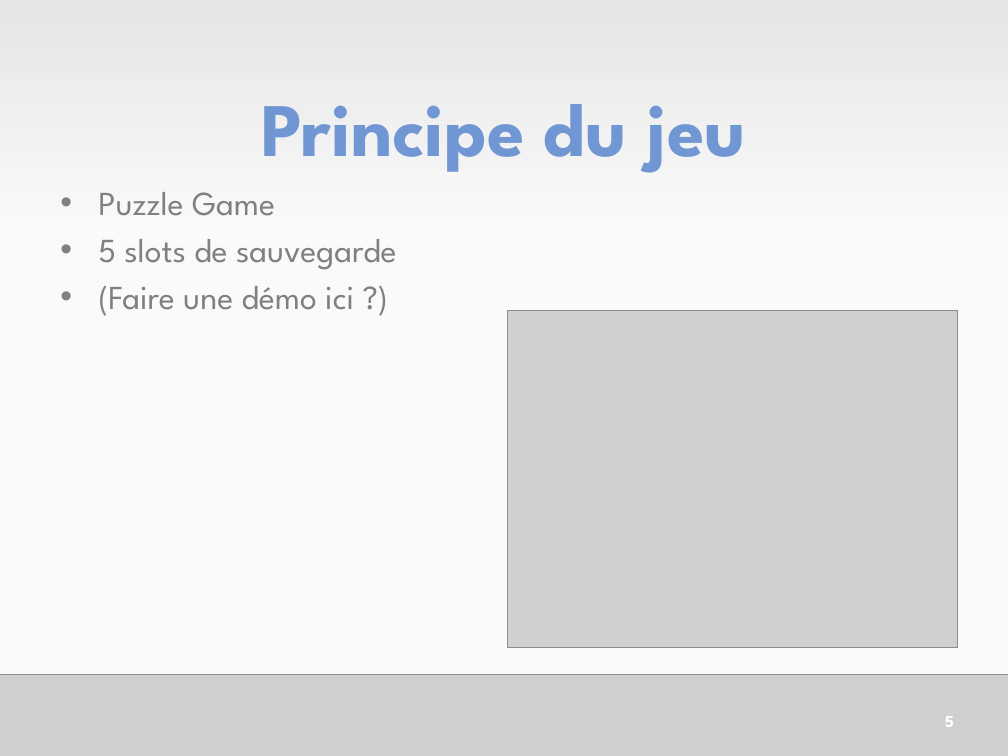
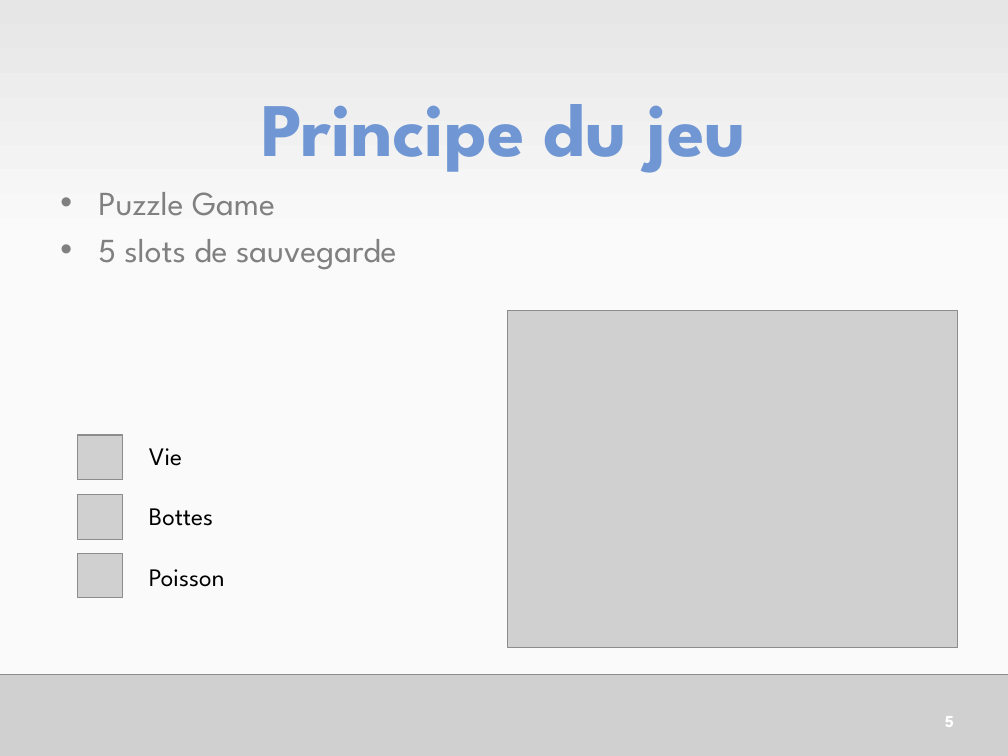
Before and after one commit to HE-ArcSurvivors/james-gouin-v1, a slide deck: slide 6 of Administration/JamesGouinSePresente.pptx. Drawn at 1008x756 pixels with LibreOffice and Linux fonts; fonts in the diff are those of the drawing; grey boxes stand for pictures. Boxes give left, top, right and bottom in pixels: in the first picture for what was removed or moved away, otherwise in the second. Text is boxed around its words. In the diff, an @@ line names an element or a change of style, - is before the commit and + after.

Commit message:
Présentation

```diff
--- a/Administration/JamesGouinSePresente.pptx
+++ b/Administration/JamesGouinSePresente.pptx
@@ text at (98,286,354,316): paragraph removed @@
-• (Faire une démo ici ?)
@@ picture added at (78,435,122,480) @@
@@ text added at (149,448,225,587), 18 pt, text #000000 @@
+Vie
+Bottes
+Poisson
@@ picture added at (78,495,122,539) @@
@@ picture added at (78,553,122,598) @@
```
Also in this commit, not shown: 3 other slides changed, 3 slides added, 2 slides removed, 1 other file.
